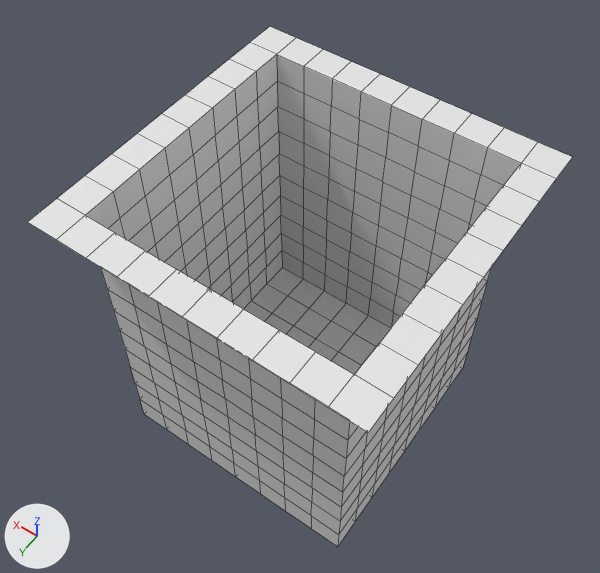
Two versions of the FBX model Assets/FBX/GroundHole.fbx, one commit apart.
Both versions are drawn from a camera (50 mm lens) standing at (-3.59, 27.43, 15.25) and looking at (5.45, 14.77, -4.65). The lights are fixed; the arrows at lower left show +X, +Y and +Z. Mesh edges are drawn as thin lines.

In view in the first picture: 'Floor.001'.
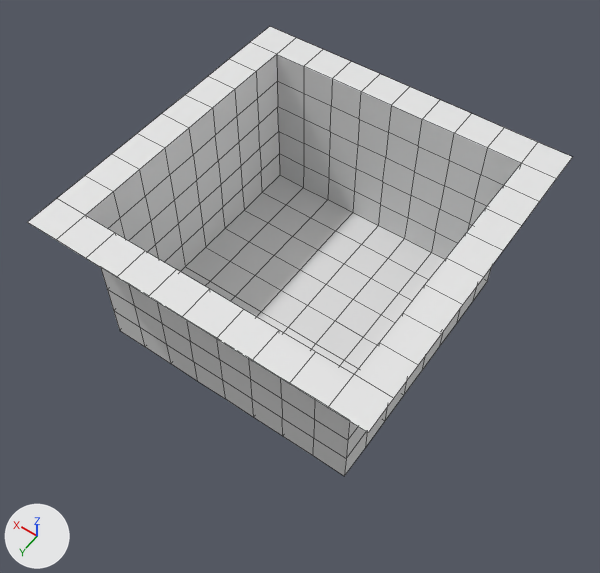
What differs and where, as boxes (x1, y1, x2, y2) in the pictures (600 x 573 px):
'Floor.001', reshaped (14% shorter): before (28, 26, 572, 547); after (28, 26, 572, 476)
part 1 of me_plane_025, cut back: before (120, 176, 487, 547); after (181, 176, 445, 374)

What changed in the scene script:
```text
Change me_plane_025:
    used by ob_floor_001; location = (0.0, 10.0, 0.0)
    remove me_plane_025.from_pydata(...)  # 441 vertices, 420 faces; spans x 0.0..10.0, y 0.0..10.0, z -10.0..0.0
    add me_plane_025.from_pydata(...)  # 281 vertices, 260 faces; spans x 0.0..10.0, y 0.0..10.0, z -5.0..0.0
    me_plane_025 part 1
    177 vertices are removed from x 1.0..9.0, y 1.0..9.0, z -10.0..-6.0
    200 faces are deleted
    5 vertices in x 3.0..7.0, y 9.0, z -6.0 move by (0.0, -1.0, 1.0)
    5 vertices in x 9.0, y 3.0..7.0, z -6.0 move by (-1.0, 0.0, 1.0)
    5 vertices in x 1.0, y 3.0..7.0, z -6.0 move by (1.0, 0.0, 1.0)
    5 vertices in x 3.0..7.0, y 1.0, z -6.0 move by (0.0, 1.0, 1.0)
    3 vertices in x 4.0..6.0, y 9.0, z -7.0 move by (0.0, -2.0, 2.0)
    3 vertices in x 9.0, y 4.0..6.0, z -7.0 move by (-2.0, 0.0, 2.0)
    6 vertices move from x 1.0..6.0, y 1.0..6.0, z -7.0 to x 3.0..6.0, y 3.0..6.0, z -5.0
    6 vertices are added at (6.0, 5.0, -5.0), (5.0, 5.0, -5.0), (4.0, 5.0, -5.0), (6.0, 4.0, -5.0), (5.0, 4.0, -5.0), (4.0, 4.0, -5.0)
    11 new vertices lie (0.0, -1.0, 0.0) away from vertices in x 1.0..9.0, y 3.0..9.0, z -7.0..-5.0
    40 new faces join them
```
